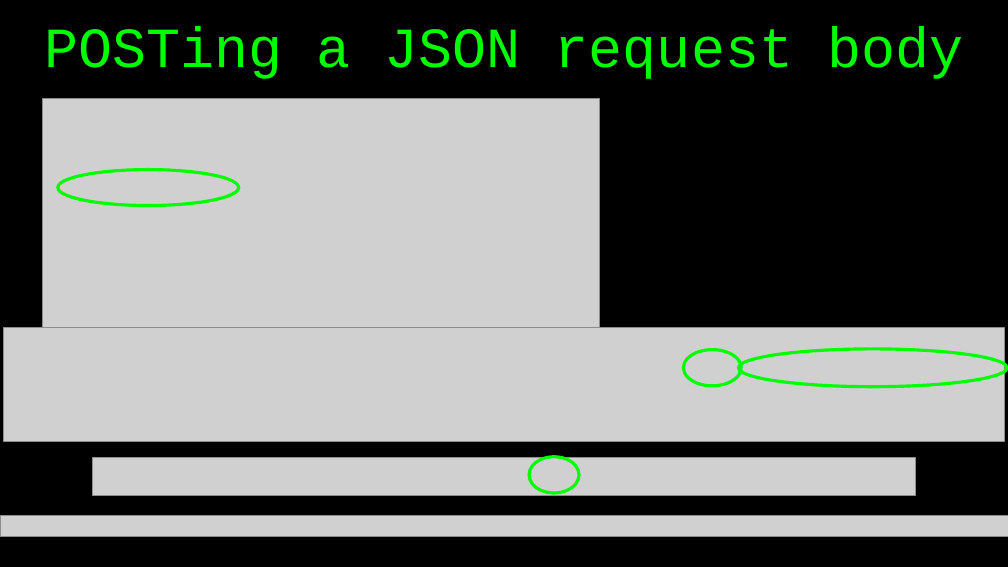
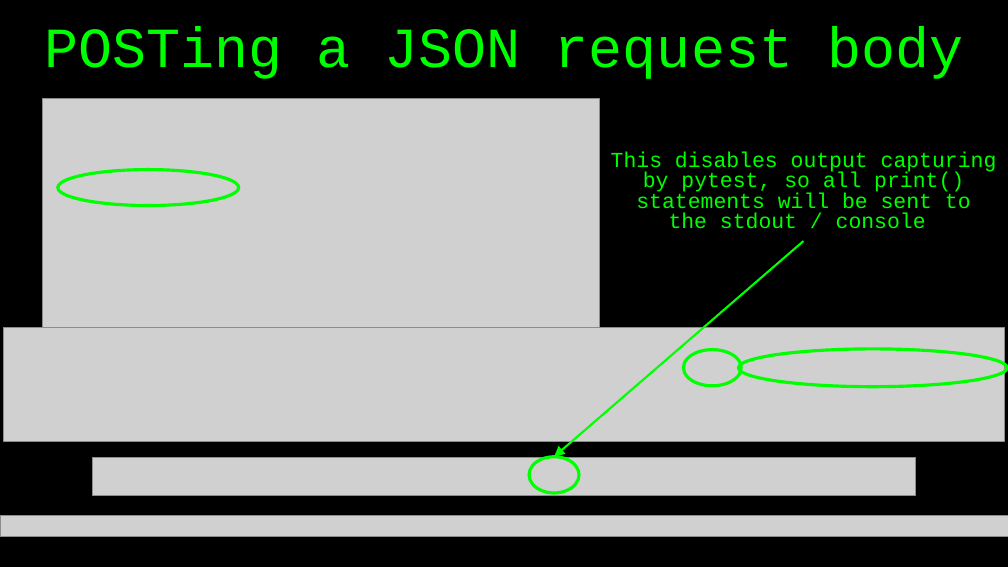
Before and after one commit to basdijkstra/requests-workshop, a slide deck: slide 51 of python-requests-workshop.pptx. Drawn at 1008x567 pixels with LibreOffice and Linux fonts; fonts in the diff are those of the drawing; grey boxes stand for pictures. Boxes give left, top, right and bottom in pixels: in the first picture for what was removed or moved away, otherwise in the second. Text is boxed around its words. In the diff, an @@ line names an element or a change of style, - is before the commit and + after.

```diff
--- a/python-requests-workshop.pptx
+++ b/python-requests-workshop.pptx
@@ text added at box(611, 151, 997, 229), 20.4 pt, text #00FF00 @@
+This disables output capturing by pytest, so all print() statements will be sent to
+the stdout / console
@@ arrow added from (804, 241) to (554, 457), #00FF00 2 pt @@
```
Also in this commit, not shown: 2 other files.
